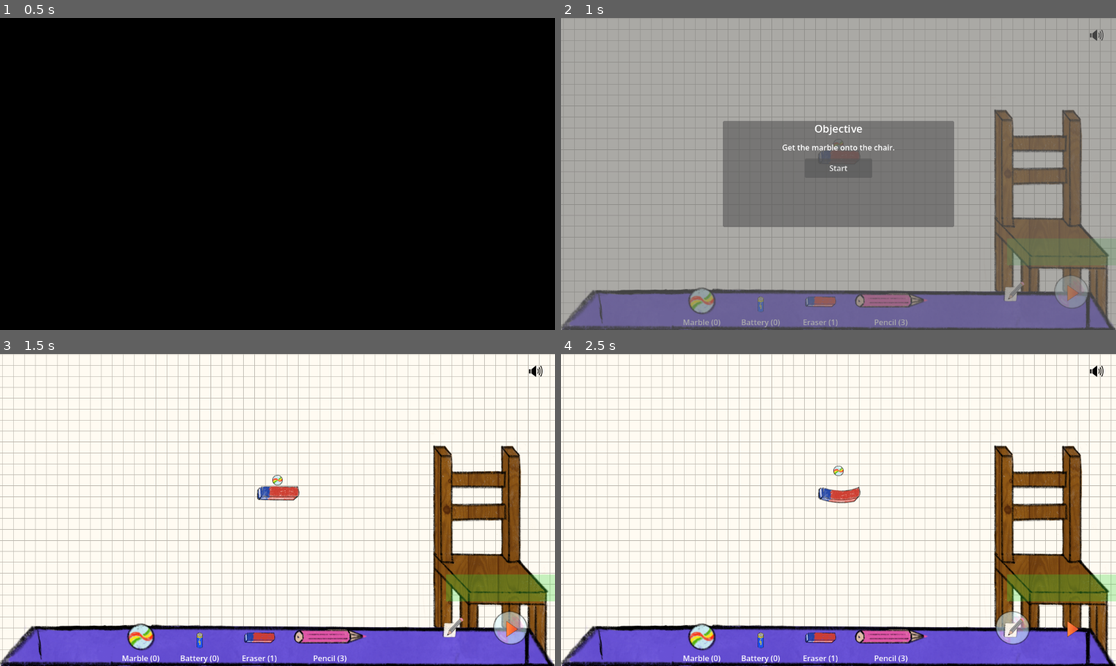
Above: before the commit, frames 1-4 (two rows, left to right).
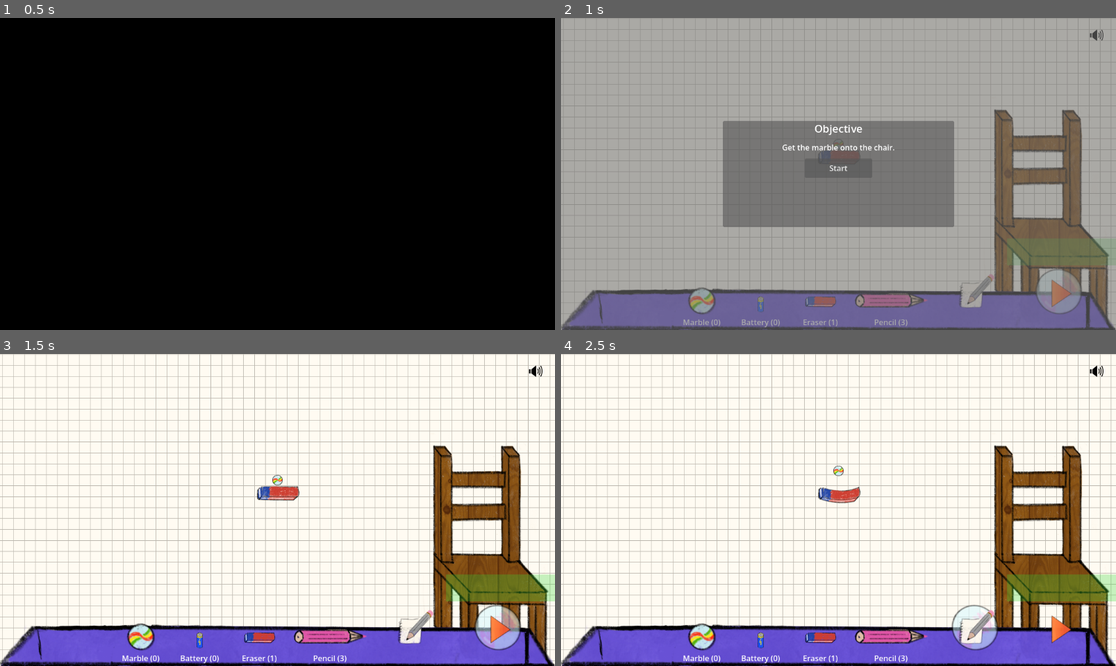
Above: after the commit, the same moments.

Repository: Fighter19/machines
Game: Godot game, scene res://scenes/opening.tscn
The game is run twice, just before and just after one commit, with the same random seed, the same clock (stepped at 60 frames per second) and the same inputs. Video files are missing from this copy of the repository; at most half a second of black plays in their place. Sound files missing from this copy of the repository are replaced by a short silence.
Inputs (mouse positions are in pixels of both pictures, inside the frame that each line leads up to):
- Up to frame 1 (0.5 s): no input
- Up to frame 2 (1 s): tap Enter at 0.5 s; move the mouse to (960, 158) at 0.52 s; click (960, 158) at 0.67 s
- Up to frame 3 (1.5 s): click "Start" at 1.25 s
- Up to frame 4 (2.5 s): click "Mode: Play" at 2 s

Frame 1 is identical in both runs. In frame 2, 1.0% of the frame differs, in the area x 71-96%, y 80-95%; in frame 3, 1.2%; in frame 4, 1.4%, in the area x 70-94%, y 80-96%.

Commit message:
Increase bubble size

Diff:
--- a/scripts/machine_preview.gd
+++ b/scripts/machine_preview.gd
@@ -678,10 +678,11 @@
 	var right_margin := 18.0
 	var left_margin := 8.0
 	var button_gap := -26.0
-	var button_side := 148.0
+	var bubble_scale := 1.35
+	var button_side := 148.0 * bubble_scale
 	var min_required_width := right_margin + left_margin + button_gap + button_side * 2.0
 	if viewport_size.x < min_required_width:
-		button_side = max(64.0, (viewport_size.x - right_margin - left_margin - button_gap) * 0.5)
+		button_side = max(64.0 * bubble_scale, (viewport_size.x - right_margin - left_margin - button_gap) * 0.5)
 
 	var bar_height := 128.0
 	if inventory_background != null and inventory_background.texture != null:
